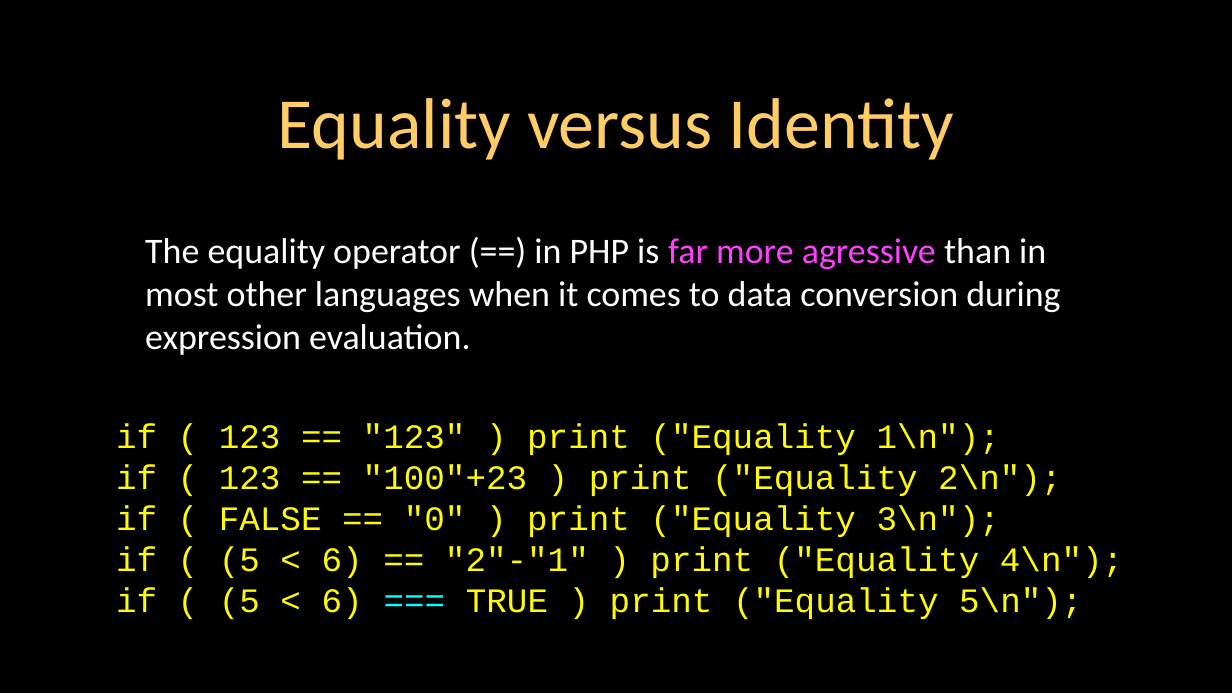
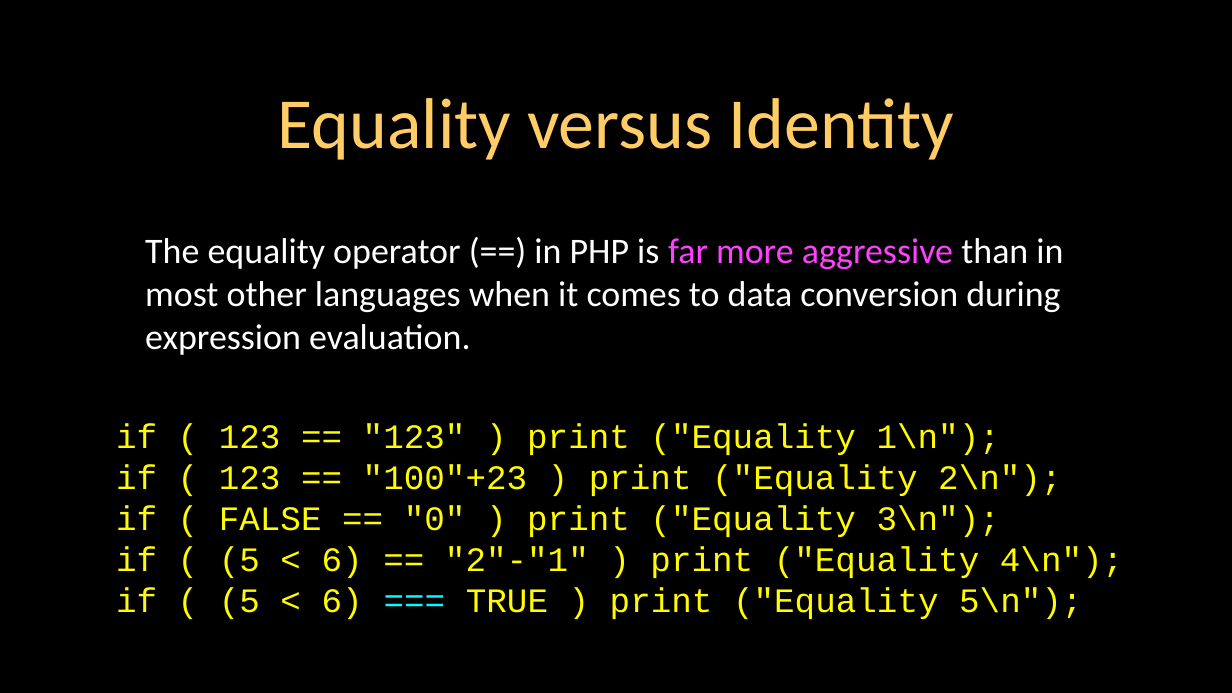
Before and after one commit to csev/wa4e, a slide deck: slide 31 of lectures/PHP-01-Overview.ppt. Drawn at 1232x693 pixels with LibreOffice and Linux fonts; fonts in the diff are those of the drawing. Boxes give left, top, right and bottom in pixels: in the first picture for what was removed or moved away, otherwise in the second. Text is boxed around its words. In the diff, an @@ line names an element or a change of style, - is before the commit and + after.

Commit message:
Update PHP-01-Overview.ppt
some minor typos

```diff
--- a/lectures/PHP-01-Overview.ppt
+++ b/lectures/PHP-01-Overview.ppt
@@ text at box(145, 238, 1063, 355): text changed @@
-The equality operator (==) in PHP is far more agressive than in most other languages when it comes to data conversion during expression evaluation.
+The equality operator (==) in PHP is far more aggressive than in most other languages when it comes to data conversion during expression evaluation.
```
Also in this commit, not shown: 4 other slides changed.
